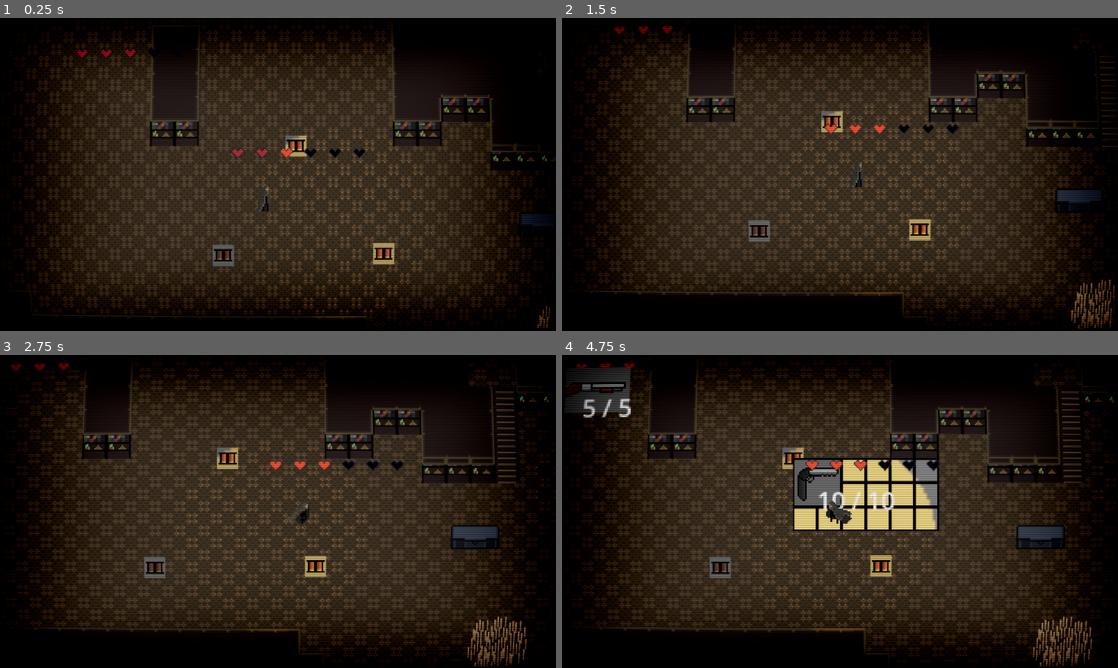
Above: before the commit, frames 1-4 (two rows, left to right).
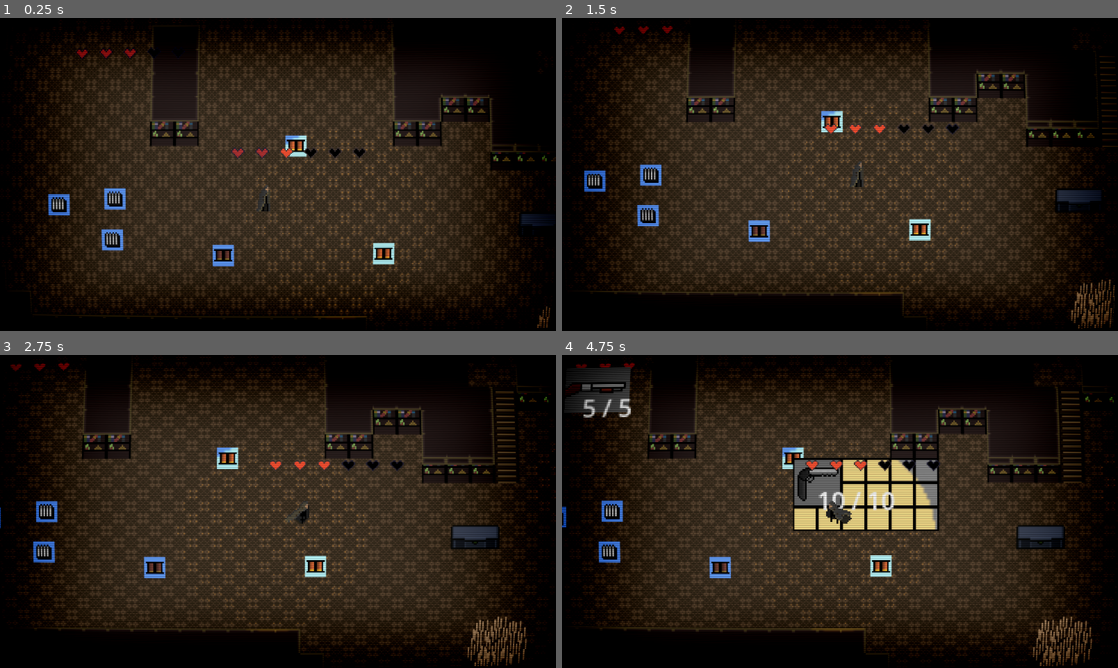
Above: after the commit, the same moments.

Repository: OliverN-beep/og-resident-evil-game-main
Game: Godot game, scene res://content/scenes/root.tscn
Two runs of this game, one before a commit and one after it. Both use one fixed random seed, a clock stepped at 60 frames per second and the inputs below.
Inputs (mouse positions are in pixels of both pictures, inside the frame that each line leads up to):
- Up to frame 1 (0.25 s): no input
- Up to frame 2 (1.5 s): move the mouse to (962, 158) at 0.52 s; hold D (right) 0.53-1.25 s; hold E (interact) 0.53-1.25 s; click (962, 158) at 0.67 s; drag from (728, 190) to (645, 52) at 1.27 s
- Up to frame 3 (2.75 s): move the mouse to (333, 442) at 2.02 s; hold D (right) from 2.03 s (still down); right-click (333, 442) at 2.1 s
- Up to frame 4 (4.75 s): release D (right) at 2.75 s; drag from (812, 574) to (589, 389) at 2.77 s; move the mouse to (1006, 558) at 3.52 s; press the mouse at (1006, 558) at 3.53 s; hold A (left) 3.53-4.25 s; tap Tab (inventory) at 4.15 s; release the mouse at (1006, 558) at 4.25 s; drag from (856, 495) to (578, 389) at 4.27 s

The runs differ from the first frame. In frame 1, 1.2% of the frame differs, in the area x 8-71%, y 37-80%; in frame 2, 1.2%; in frame 3, 1.0%; in frame 4, 1.0%.

Commit message:
added 9mm ammo
self explanatory

Diff:
--- a/content/UI/Inventory/resources/item_data/handgun.tres
+++ b/content/UI/Inventory/resources/item_data/handgun.tres
@@ -10,5 +10,3 @@
 texture = ExtResource("3_lyb4o")
 dimensions = Vector2i(2, 2)
 gun_resource = ExtResource("1_iiqs1")
-ammo_type = "9mm"
-ammo_amount = 15
--- a/content/UI/Inventory/resources/item_data/shells.tres
+++ /dev/null
@@ -1,10 +0,0 @@
-[gd_resource type="Resource" script_class="ItemData" load_steps=3 format=3 uid="uid://dyeid5byoipmj"]
-
-[ext_resource type="Script" uid="uid://dttjy8l3fgchc" path="res://content/resources/item_data.gd" id="1_y71cw"]
-[ext_resource type="Texture2D" uid="uid://b15rcmmwpn120" path="res://content/UI/Inventory/sprites/shotgun ammo_d.png" id="2_denlb"]
-
-[resource]
-script = ExtResource("1_y71cw")
-name = "Shells"
-texture = ExtResource("2_denlb")
-dimensions = Vector2i(1, 1)
--- a/content/UI/Inventory/scenes and scripts/inventory_item.gd
+++ b/content/UI/Inventory/scenes and scripts/inventory_item.gd
@@ -54,13 +54,11 @@
 func set_init_position(pos: Vector2) -> void:
 	position = pos + size / 2  # local position relative to parent (GridContainer)
 
-
 func get_picked_up() -> void:
 	add_to_group("held_item")
 	is_picked = true
 	z_index = 10
 	set_auto_rotated(false)
-
 
 func get_placed(pos: Vector2i) -> void:
 	is_picked = false
@@ -95,7 +93,6 @@
 
 	get_tree().call_group("player", "equip_gun", data)
 
-
 func do_rotation() -> void:
 	is_rotated = !is_rotated
 	rotation_degrees = 90 if is_rotated else 0
--- a/content/UI/Inventory/scenes and scripts/item_grid.gd
+++ b/content/UI/Inventory/scenes and scripts/item_grid.gd
@@ -162,7 +162,6 @@
 		[item.data.name, item.data.dimensions.x, item.data.dimensions.y])
 	return false
 
-
 func _item_fits(index: int, dimensions: Vector2i) -> bool:
 	for y in dimensions.y:
 		for x in dimensions.x:
--- /dev/null
+++ b/content/gun stuff/ammo pickups/9_mm_pickup.tscn
@@ -0,0 +1,19 @@
+[gd_scene load_steps=5 format=3 uid="uid://8y83pqs074vb"]
+
+[ext_resource type="Script" uid="uid://s8n3p7fpyof4" path="res://content/gun stuff/ammo pickups/ammo_pickup.gd" id="1_pbxq4"]
+[ext_resource type="Resource" uid="uid://dkn2od7y22ca2" path="res://content/gun stuff/ammo resources/9mm.tres" id="2_eafcd"]
+[ext_resource type="Texture2D" uid="uid://b3dhehiubmit2" path="res://content/gun stuff/pickup sprites/9mm_d.png" id="2_pbxq4"]
+
+[sub_resource type="RectangleShape2D" id="RectangleShape2D_4u8sl"]
+
+[node name="9mm_pickup" type="Area2D"]
+script = ExtResource("1_pbxq4")
+ammo_resource = ExtResource("2_eafcd")
+
+[node name="CollisionShape2D" type="CollisionShape2D" parent="."]
+shape = SubResource("RectangleShape2D_4u8sl")
+
+[node name="Sprite2D" type="Sprite2D" parent="."]
+texture = ExtResource("2_pbxq4")
+
+[connection signal="body_entered" from="." to="." method="_on_body_entered"]
--- /dev/null
+++ b/content/gun stuff/ammo pickups/shells_pickup.tscn
@@ -0,0 +1,20 @@
+[gd_scene load_steps=5 format=3 uid="uid://cw0efamf63rfg"]
+
+[ext_resource type="Script" uid="uid://s8n3p7fpyof4" path="res://content/gun stuff/ammo pickups/ammo_pickup.gd" id="1_lwj24"]
+[ext_resource type="Resource" uid="uid://ckbvaa1gcyf5d" path="res://content/gun stuff/ammo resources/shells.tres" id="2_l6mfa"]
+[ext_resource type="Texture2D" uid="uid://bihilem375ay0" path="res://content/gun stuff/pickup sprites/shells_d.png" id="3_lwj24"]
+
+[sub_resource type="RectangleShape2D" id="RectangleShape2D_fcggs"]
+
+[node name="shells_pickup" type="Area2D"]
+script = ExtResource("1_lwj24")
+ammo_resource = ExtResource("2_l6mfa")
+pickup_amount = 2
+
+[node name="CollisionShape2D" type="CollisionShape2D" parent="."]
+shape = SubResource("RectangleShape2D_fcggs")
+
+[node name="Sprite2D" type="Sprite2D" parent="."]
+texture = ExtResource("3_lwj24")
+
+[connection signal="body_entered" from="." to="." method="_on_body_entered"]
--- /dev/null
+++ b/content/gun stuff/ammo resources/9mm.tres
@@ -0,0 +1,11 @@
+[gd_resource type="Resource" script_class="AmmoResource" load_steps=3 format=3 uid="uid://dkn2od7y22ca2"]
+
+[ext_resource type="Texture2D" uid="uid://b3dhehiubmit2" path="res://content/gun stuff/pickup sprites/9mm_d.png" id="1_avsvw"]
+[ext_resource type="Script" uid="uid://dh60oul8u5ttv" path="res://content/gun stuff/resource scripts/ammo_resource.gd" id="1_m8nto"]
+
+[resource]
+script = ExtResource("1_m8nto")
+ammo_type = "9mm"
+max_stack = 8
+icon = ExtResource("1_avsvw")
+metadata/_custom_type_script = "uid://dh60oul8u5ttv"
--- a/content/gun stuff/ammo resources/shells.tres
+++ b/content/gun stuff/ammo resources/shells.tres
@@ -1,11 +1,11 @@
 [gd_resource type="Resource" script_class="AmmoResource" load_steps=3 format=3 uid="uid://ckbvaa1gcyf5d"]
 
 [ext_resource type="Texture2D" uid="uid://b15rcmmwpn120" path="res://content/UI/Inventory/sprites/shotgun ammo_d.png" id="1_bm7il"]
-[ext_resource type="Script" uid="uid://dh60oul8u5ttv" path="res://content/gun stuff/ammo_resource.gd" id="1_shaxs"]
+[ext_resource type="Script" uid="uid://dh60oul8u5ttv" path="res://content/gun stuff/resource scripts/ammo_resource.gd" id="1_shaxs"]
 
 [resource]
 script = ExtResource("1_shaxs")
 ammo_type = "SHELLS"
-max_stack = 2
+max_stack = 3
 icon = ExtResource("1_bm7il")
 metadata/_custom_type_script = "uid://dh60oul8u5ttv"
--- a/content/gun stuff/ammo_pickup.tscn
+++ /dev/null
@@ -1,20 +0,0 @@
-[gd_scene load_steps=5 format=3 uid="uid://cw0efamf63rfg"]
-
-[ext_resource type="Script" uid="uid://s8n3p7fpyof4" path="res://content/gun stuff/ammo_pickup.gd" id="1_dxks1"]
-[ext_resource type="Resource" uid="uid://ckbvaa1gcyf5d" path="res://content/gun stuff/ammo resources/shells.tres" id="2_fcggs"]
-[ext_resource type="Texture2D" uid="uid://b15rcmmwpn120" path="res://content/UI/Inventory/sprites/shotgun ammo_d.png" id="3_nx1yi"]
-
-[sub_resource type="RectangleShape2D" id="RectangleShape2D_fcggs"]
-
-[node name="ammo_pickup" type="Area2D"]
-script = ExtResource("1_dxks1")
-ammo_resource = ExtResource("2_fcggs")
-pickup_amount = 1
-
-[node name="CollisionShape2D" type="CollisionShape2D" parent="."]
-shape = SubResource("RectangleShape2D_fcggs")
-
-[node name="Sprite2D" type="Sprite2D" parent="."]
-texture = ExtResource("3_nx1yi")
-
-[connection signal="body_entered" from="." to="." method="_on_body_entered"]
--- a/content/gun stuff/gun resources/handgun_resource.tres
+++ b/content/gun stuff/gun resources/handgun_resource.tres
@@ -1,7 +1,7 @@
 [gd_resource type="Resource" script_class="GunResource" load_steps=5 format=3 uid="uid://g3bcgn600icj"]
 
 [ext_resource type="Resource" uid="uid://cwg2syly22q1s" path="res://content/components/bullet/handgun_bullet.tres" id="1_fxrii"]
-[ext_resource type="Script" uid="uid://clkhwh0wmh042" path="res://content/gun stuff/gun_resource.gd" id="1_sfkuj"]
+[ext_resource type="Script" uid="uid://clkhwh0wmh042" path="res://content/gun stuff/resource scripts/gun_resource.gd" id="1_sfkuj"]
 [ext_resource type="PackedScene" uid="uid://dm8x4slcstgn0" path="res://content/gun stuff/main gun/gun.tscn" id="1_w1vhj"]
 [ext_resource type="Texture2D" uid="uid://diyiulmd1np0b" path="res://content/UI/Inventory/sprites/handgun_d.png" id="3_jc0fo"]
 
--- a/content/gun stuff/gun resources/rifle_resource.tres
+++ b/content/gun stuff/gun resources/rifle_resource.tres
@@ -1,7 +1,7 @@
 [gd_resource type="Resource" script_class="GunResource" load_steps=5 format=3 uid="uid://cq1xem5kwd3ys"]
 
 [ext_resource type="PackedScene" uid="uid://dm8x4slcstgn0" path="res://content/gun stuff/main gun/gun.tscn" id="1_b5ttp"]
-[ext_resource type="Script" uid="uid://clkhwh0wmh042" path="res://content/gun stuff/gun_resource.gd" id="1_fxje8"]
+[ext_resource type="Script" uid="uid://clkhwh0wmh042" path="res://content/gun stuff/resource scripts/gun_resource.gd" id="1_fxje8"]
 [ext_resource type="Resource" uid="uid://cfndti8ly6mf7" path="res://content/components/bullet/rifle_bullet.tres" id="1_wtast"]
 [ext_resource type="Texture2D" uid="uid://4akdm2dyv48q" path="res://content/UI/Inventory/sprites/rifle_d.png" id="2_wtast"]
 
--- a/content/gun stuff/gun resources/shotgun_resource.tres
+++ b/content/gun stuff/gun resources/shotgun_resource.tres
@@ -3,7 +3,7 @@
 [ext_resource type="Resource" uid="uid://d0fb2wwovs8ov" path="res://content/components/bullet/shotgun_bullet.tres" id="1_guwwn"]
 [ext_resource type="PackedScene" uid="uid://dm8x4slcstgn0" path="res://content/gun stuff/main gun/gun.tscn" id="1_v58vk"]
 [ext_resource type="Texture2D" uid="uid://cbdc6d4tesux5" path="res://content/UI/Inventory/sprites/shotgun_d.png" id="2_guwwn"]
-[ext_resource type="Script" uid="uid://clkhwh0wmh042" path="res://content/gun stuff/gun_resource.gd" id="3_6dfnf"]
+[ext_resource type="Script" uid="uid://clkhwh0wmh042" path="res://content/gun stuff/resource scripts/gun_resource.gd" id="3_6dfnf"]
 
 [resource]
 script = ExtResource("3_6dfnf")
--- a/content/scenes/playablemap_1.tscn
+++ b/content/scenes/playablemap_1.tscn
@@ -11,8 +11,9 @@
 [ext_resource type="PackedScene" uid="uid://clpkh8umny85a" path="res://content/decorations/grass/grass_field_back.tscn" id="6_xk1ev"]
 [ext_resource type="PackedScene" uid="uid://bnx4iue3xhc58" path="res://content/decorations/grass/grass_field_front.tscn" id="7_xk1ev"]
 [ext_resource type="Texture2D" uid="uid://b206b0o6wgudo" path="res://content/lights/point light.png" id="8_1s3rh"]
-[ext_resource type="PackedScene" uid="uid://cw0efamf63rfg" path="res://content/gun stuff/ammo_pickup.tscn" id="8_vb41g"]
+[ext_resource type="PackedScene" uid="uid://cw0efamf63rfg" path="res://content/gun stuff/ammo pickups/shells_pickup.tscn" id="8_vb41g"]
 [ext_resource type="PackedScene" uid="uid://cj1whb32q672x" path="res://content/decorations/torch/torch.tscn" id="11_0m7jx"]
+[ext_resource type="PackedScene" uid="uid://8y83pqs074vb" path="res://content/gun stuff/ammo pickups/9_mm_pickup.tscn" id="14_ateym"]
 
 [sub_resource type="TileSetAtlasSource" id="TileSetAtlasSource_xk1ev"]
 texture = ExtResource("1_npjkf")
@@ -277,3 +278,12 @@
 
 [node name="ammo_pickup3" parent="." instance=ExtResource("8_vb41g")]
 position = Vector2(-48, 72)
+
+[node name="9mm_pickup" parent="." instance=ExtResource("14_ateym")]
+position = Vector2(-121, 62)
+
+[node name="9mm_pickup2" parent="." instance=ExtResource("14_ateym")]
+position = Vector2(-156, 39)
+
+[node name="9mm_pickup3" parent="." instance=ExtResource("14_ateym")]
+position = Vector2(-119, 35)
Renamed: content/gun stuff/ammo_pickup.gd.uid -> content/gun stuff/ammo pickups/ammo_pickup.gd.uid
Binary file added: content/gun stuff/pickup sprites/9mm_d.png
Not shown, added: content/gun stuff/pickup sprites/9mm_d.png.import
Binary file added: content/gun stuff/pickup sprites/shells_d.png
Not shown, added: content/gun stuff/pickup sprites/shells_d.png.import
Renamed: content/gun stuff/ammo_resource.gd -> content/gun stuff/resource scripts/ammo_resource.gd
Renamed: content/gun stuff/ammo_resource.gd.uid -> content/gun stuff/resource scripts/ammo_resource.gd.uid
Renamed: content/gun stuff/gun_resource.gd -> content/gun stuff/resource scripts/gun_resource.gd
Renamed: content/gun stuff/gun_resource.gd.uid -> content/gun stuff/resource scripts/gun_resource.gd.uid
Not shown: 1 places in content/scenes/playablemap_1.tscn that only renumber resources
